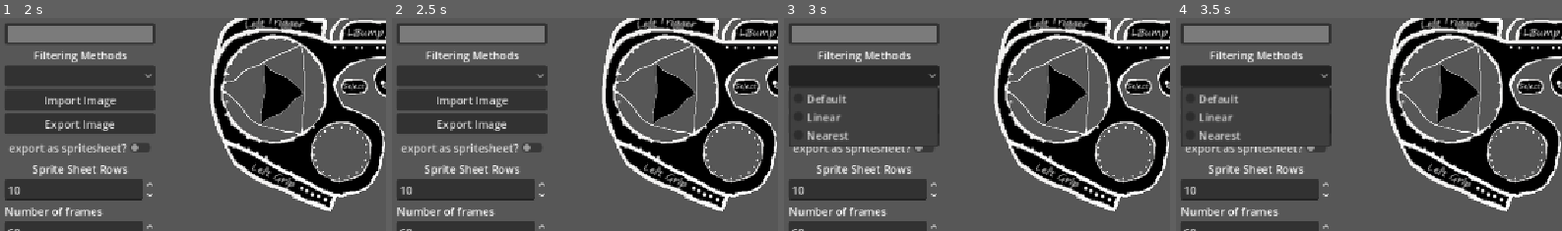
Above: before the commit, frames 1-4 (left to right).
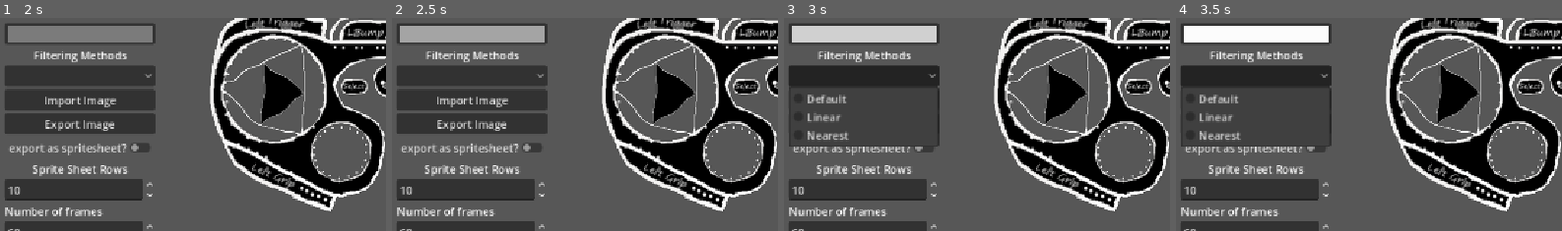
Above: after the commit, the same moments.

Repository: ocybin-solo/Free-Shader-Lab
Game: Godot game, scene res://Main.tscn
The game is run twice, just before and just after one commit, with the same random seed, the same clock (stepped at 60 frames per second) and the same inputs.
Inputs (mouse positions are % of the whole screen's width and height, from its top left):
- Up to frame 1 (2 s): click (11, 21) at 0.52 s; type "Alex" at 0.6 s; click "Save Preset" at 1.25 s
- Up to frame 2 (2.5 s): click "Alex" at 2 s
- Up to frame 3 (3 s): click (11, 44) at 2.75 s
- Up to frame 4 (3.5 s): no input
The pictures show only the part of the screen within x 0-50%, y 30-80%; the shares and areas given below are measured in that part.

Frame 1 is identical in both runs. In frame 2, 2.9% of the frame differs, in the area x 2-40%, y 3-12%; in frame 3, 2.9%; in frame 4, 2.9%.

Commit message:
tooltips
Added tooltips for preset buttons - RMB will delete preset, LMB will transistion to the preset clicked upon

Diff:
--- a/main_menu.gd
+++ b/main_menu.gd
@@ -504,13 +504,15 @@
 	var file_name = dir.get_next()
 	while file_name != "":
 		if not dir.current_is_dir() and file_name.ends_with(".tres"):
-			# 3. Create a button for this "Trip"
 			var btn = Button.new()
-			btn.text = file_name.replace(".tres", "")
+			var trip_name = file_name.replace(".tres", "")
+			btn.text = trip_name
 			btn.alignment = HorizontalAlignment.HORIZONTAL_ALIGNMENT_LEFT
 
-			# 4. Connect the button to a load function
-			# Use GuiInput instead of 'pressed' to detect right-clicks
+			# --- ADD THE TOOLTIP HERE ---
+			btn.tooltip_text = "Left-Click: Transition to '" + trip_name + "'\nRight-Click: Delete preset"
+
+			# Connect the input for left/right click detection
 			btn.gui_input.connect(_on_preset_gui_input.bind(file_name))
 
 			container.add_child(btn)
@@ -523,28 +525,30 @@
 	if not preset: return
 
 	var mat = display_sprite.material as ShaderMaterial
-
-	# Create a Linear Tween (No Easing)
-	# We still use set_parallel(true) so all sliders move together
-	var tween = create_tween().set_parallel(true)
-
-	# We explicitly set it to Linear just to be safe and "Geeky"
-	tween.set_trans(Tween.TRANS_LINEAR)
+	var tween = create_tween().set_parallel(true).set_trans(Tween.TRANS_LINEAR)
 
 	for p_name in preset.parameters.keys():
 		var start_val = mat.get_shader_parameter(p_name)
 		var end_val = preset.get_param(p_name)
 		if start_val == null: continue
 
-		# 1. Update Shader Math (Now at a steady, linear speed)
+		# 1. Update Shader Math (Floats, Quaternions, and now COLORS)
 		tween.tween_property(mat, "shader_parameter/" + p_name, end_val, transition_time)
 
-		# 2. Update UI Sliders
+		# 2. Update the UI Color Picker (The Visual Box)
+		if p_name == "mod_color":
+			# If you have a ColorPicker node, we tween its color too
+			# Replace this path with your actual ColorPicker path
+			var cp = color_picker
+			if cp:
+				tween.tween_property(cp, "color", end_val, transition_time)
+
+		# 3. Update the UI Sliders (As before)
 		for ctrl in controls_container.get_children():
 			if ctrl.has_method("get_param_name") and ctrl.get_param_name().begins_with(p_name):
 				tween.tween_property(ctrl, "current_value", end_val, transition_time)
 
-	print("Linear 4D Sweep engaged: ", file_name, " over ", transition_time, "s")
+	print("4D Spectrum Shift engaged: ", file_name)
 
 func _on_transition_speed_changed(value):
 	transition_time = value
